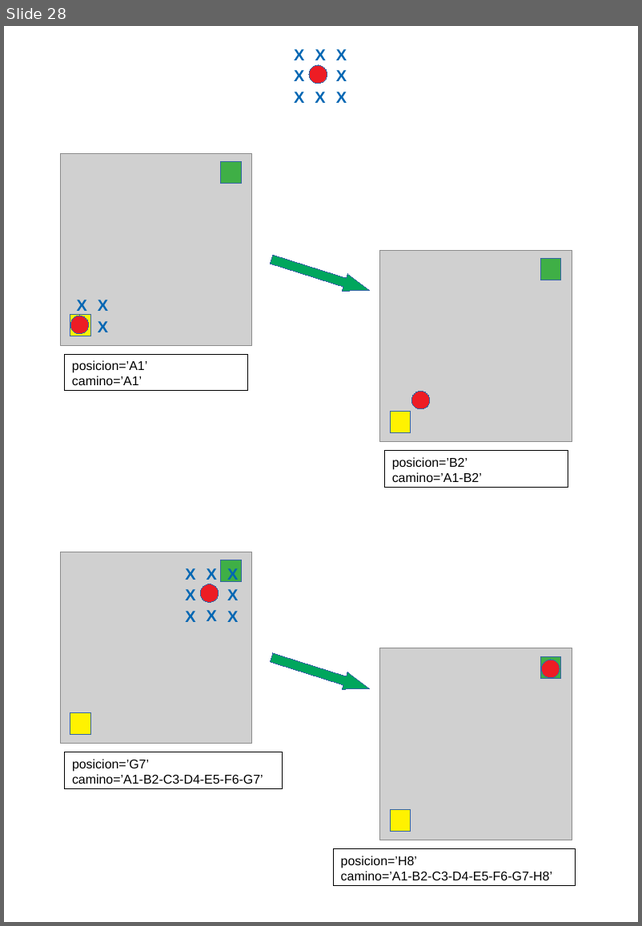
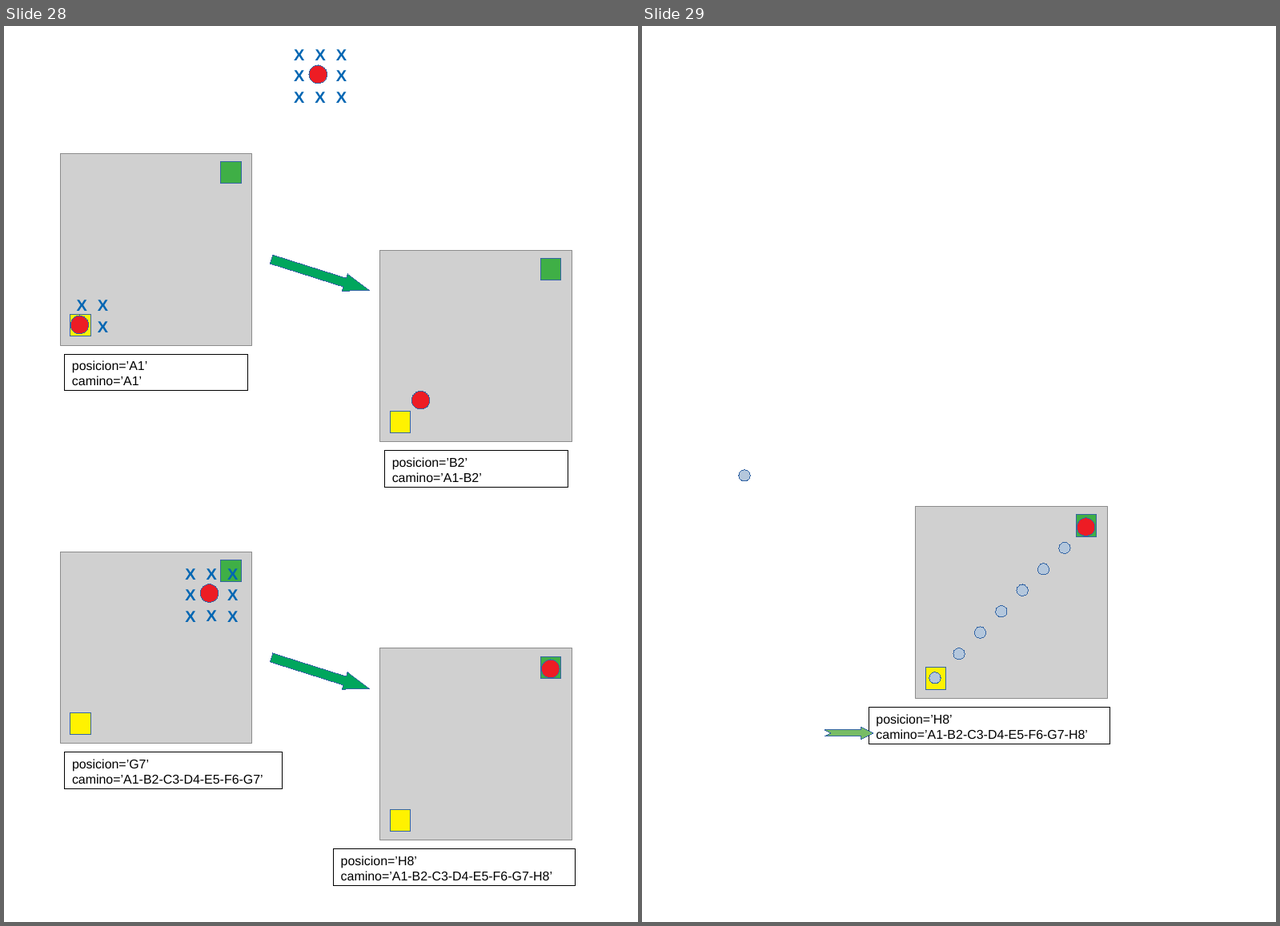
Before and after one commit to fabhrius/La-Cosa, a slide deck: capitulos/3 - Resolver un problema simple/Resolviendo un problema simple.odp. Shown side by side, each under a label of ours: slide 28 before the commit, slides 28 and 29 after it. The pictures are 642x926 and 1280x926 pixels, drawn with LibreOffice and Linux fonts; fonts in the diff are those of the drawing; grey boxes stand for pictures. Boxes give left, top, right and bottom in pixels: in the first picture for what was removed or moved away, otherwise in the second. Text is boxed around its words. In the diff, an @@ line names an element or a change of style, - is before the commit and + after.

```diff
--- a/capitulos/3 - Resolver un problema simple/Resolviendo un problema simple.odp
+++ b/capitulos/3 - Resolver un problema simple/Resolviendo un problema simple.odp
@@ slide 29 added at box(642, 26, 1276, 922), background #FFFFFF @@
@@ ellipse added at box(739, 469, 750, 481), fill #B4C7DC, outline #3465A4 0 pt @@
@@ picture added at box(916, 506, 1107, 698) @@
@@ rectangle added at box(1076, 515, 1096, 537), fill #3FAF46, outline #3465A4 0 pt @@
@@ ellipse added at box(1076, 518, 1095, 536), fill #ED1C24, outline #3465A4 0 pt @@
@@ ellipse added at box(1059, 542, 1070, 553), fill #B4C7DC, outline #3465A4 0 pt @@
@@ ellipse added at box(1037, 563, 1049, 575), fill #B4C7DC, outline #3465A4 0 pt @@
@@ ellipse added at box(1016, 584, 1028, 596), fill #B4C7DC, outline #3465A4 0 pt @@
@@ ellipse added at box(995, 605, 1007, 616), fill #B4C7DC, outline #3465A4 0 pt @@
@@ ellipse added at box(953, 648, 964, 659), fill #B4C7DC, outline #3465A4 0 pt @@
@@ ellipse added at box(974, 627, 985, 638), fill #B4C7DC, outline #3465A4 0 pt @@
@@ ellipse added at box(975, 627, 986, 638), fill #B4C7DC, outline #3465A4 0 pt @@
@@ rectangle added at box(925, 668, 946, 689), fill #FFF200, outline #3465A4 0 pt @@
@@ ellipse added at box(928, 672, 940, 684), fill #B4C7DC, outline #3465A4 0 pt @@
@@ rectangle added at box(868, 707, 1109, 744), outline #000000 0 pt, 12 pt, text #000000 @@
+posicion=’H8’
+camino=’A1-B2-C3-D4-E5-F6-G7-H8’
@@ freeform shape added at box(824, 727, 872, 740), fill #77BC65, outline #3465A4 0 pt @@
```
Also in this commit, not shown: 1 slide changed, 1 slide removed, 1 other file.
